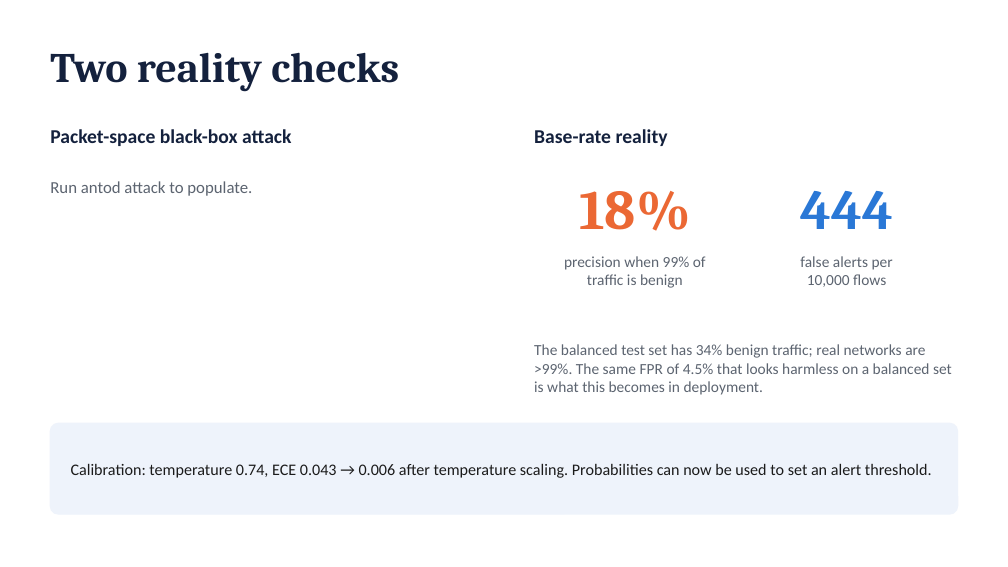
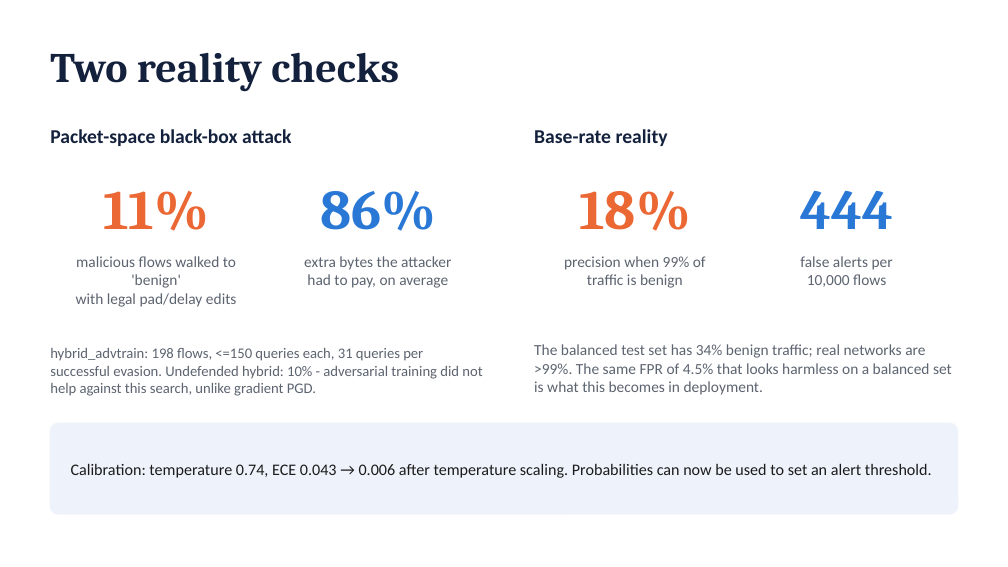
Before and after one commit to VivekNeer/Adversarial-Network-Traffic-Obfuscation-Detection, a slide deck: slide 10 of docs/ANTOD_presentation.pptx. Drawn at 1008x567 pixels with LibreOffice and Linux fonts; fonts in the diff are those of the drawing. Boxes give left, top, right and bottom in pixels: in the first picture for what was removed or moved away, otherwise in the second. Text is boxed around its words. In the diff, an @@ line names an element or a change of style, - is before the commit and + after.

```diff
--- a/docs/ANTOD_presentation.pptx
+++ b/docs/ANTOD_presentation.pptx
@@ text removed at (50,181,252,196) @@
-Run antod attack to populate.
@@ text added at (103,191,209,231), 40 pt, text #EB6834, bold @@
+11%
@@ text added at (320,191,436,231), 40 pt, text #2A78D6, bold @@
+86%
@@ text added at (76,256,237,307), 11 pt, text #5C6470 @@
+malicious flows walked to 'benign'
+with legal pad/delay edits
@@ text added at (304,256,451,288), 11 pt, text #5C6470 @@
+extra bytes the attacker
+had to pay, on average
@@ text added at (50,348,482,396), 10.5 pt, text #5C6470 @@
+hybrid_advtrain: 198 flows, <=150 queries each, 31 queries per successful evasion. Undefended hybrid: 10% - adversarial training did not help against this search, unlike gradient PGD.
```
Also in this commit, not shown: 1 other slide changed, 49 other files.
